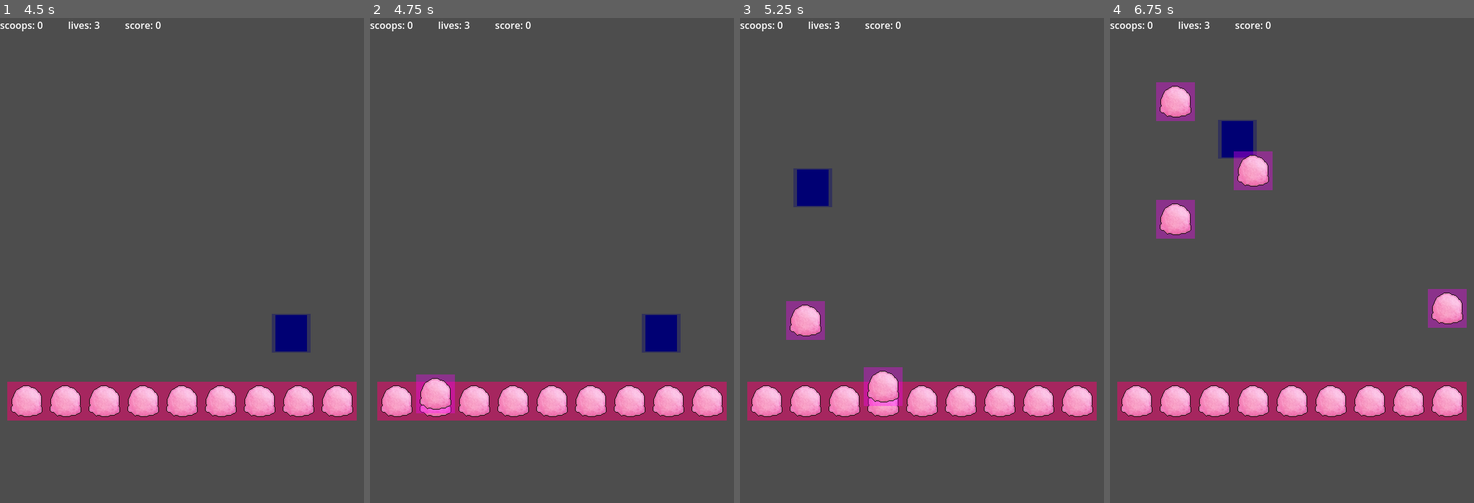
Above: before the commit, frames 1-4 (left to right).
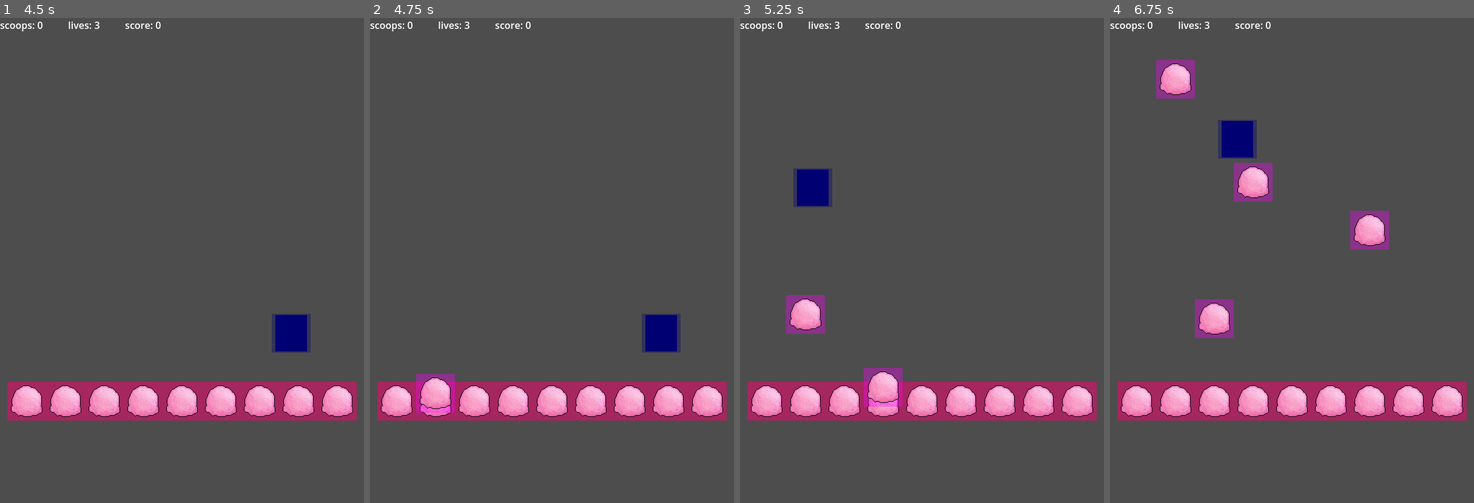
Above: after the commit, the same moments.

Repository: pjpollina/neo-icecream
Game: Godot game, scene res://game_objects/menus/main_menu.tscn
Same seed, same stepped clock (60 frames per second), same inputs: the game is played once before the commit and once after it.
Inputs (mouse positions are in pixels of both pictures, inside the frame that each line leads up to):
- Up to frame 1 (4.5 s): click "Start Game" at 0.5 s; move the mouse to (262, 236) at 1.27 s; click (262, 236) at 1.42 s; move the mouse to (109, 284) at 2.02 s; click (109, 284) at 2.17 s; move the mouse to (182, 260) at 2.77 s; click (182, 260) at 2.92 s; tap Enter at 3.5 s; move the mouse to (163, 357) at 3.52 s; click (163, 357) at 3.67 s; tap Space at 4.25 s; move the mouse to (291, 333) at 4.27 s; click (291, 333) at 4.42 s
- Up to frame 2 (4.75 s): no input
- Up to frame 3 (5.25 s): move the mouse to (812, 187) at 5.02 s; click (812, 187) at 5.17 s
- Up to frame 4 (6.75 s): move the mouse to (1310, 260) at 5.77 s; click (1310, 260) at 5.92 s; move the mouse to (1237, 139) at 6.52 s; click (1237, 139) at 6.67 s

Frame 1 is identical in both runs. In frame 2, less than 0.1% of the frame differs, in the area x 12-24%, y 73-82%; in frame 3, 0.7%; in frame 4, 5.5%, in the area x 12-98%, y 8-66%.

Commit message:
Added topping bonus

Diff:
--- /dev/null
+++ b/game_objects/menus/bonus_popup.gd
@@ -0,0 +1,11 @@
+extends Control
+
+func _process(_delta):
+  $Text.modulate.a = $Timer.time_left
+
+func ping():
+  $Timer.start(1.0)
+  $BellSFX.play()
+
+func _on_timer_timeout():
+  $Timer.stop()
--- /dev/null
+++ b/game_objects/menus/bonus_popup.tscn
@@ -0,0 +1,34 @@
+[gd_scene load_steps=3 format=3 uid="uid://dxaleauxdnykb"]
+
+[ext_resource type="Script" path="res://game_objects/menus/bonus_popup.gd" id="1_plct6"]
+[ext_resource type="AudioStream" uid="uid://bj7d0jr5lomnh" path="res://assets/audio/sfx/bonus_topping.ogg" id="2_jknqi"]
+
+[node name="BonusPopup" type="Control"]
+layout_mode = 3
+anchors_preset = 15
+anchor_right = 1.0
+anchor_bottom = 1.0
+grow_horizontal = 2
+grow_vertical = 2
+script = ExtResource("1_plct6")
+
+[node name="Text" type="Label" parent="."]
+layout_mode = 1
+anchors_preset = 14
+anchor_top = 0.5
+anchor_right = 1.0
+anchor_bottom = 0.5
+offset_top = -11.5
+offset_bottom = 11.5
+grow_horizontal = 2
+grow_vertical = 2
+text = "Topping Bonus!"
+horizontal_alignment = 1
+vertical_alignment = 1
+
+[node name="BellSFX" type="AudioStreamPlayer" parent="."]
+stream = ExtResource("2_jknqi")
+
+[node name="Timer" type="Timer" parent="."]
+
+[connection signal="timeout" from="Timer" to="." method="_on_timer_timeout"]
--- a/game_objects/projectiles/scoop.gd
+++ b/game_objects/projectiles/scoop.gd
@@ -3,18 +3,44 @@
 extends Area2D
 
 # Emitted after the scoop leaves the screen
-signal outta_here
+signal outta_here(topping)
 
-# The scoop speed (1.0 = 4px/sec)
-var velocity: float
+var velocity: float    # The scoop speed (1.0 = 4px/sec)
+var flavor:   Flavor   # The flavor (determines sprite)
+var topping:  Topping  # The topping (random bonus)
+
+func prepare(vel: float, flavor: Flavor) -> void:
+  self.velocity = vel * randf_range(0.9, 1.1)
+  self.flavor = flavor
+  if randi_range(1, 10) == 1:
+    self.topping = randi_range(Topping.A, Topping.C) as Topping
+  else:
+    self.topping = Topping.None
 
 # Connect the "outta_here" signal to the scene root on init
 func _ready():
   connect("outta_here", get_tree().current_scene._on_scoop_outta_here)
+  set_flavor_sprite()
+  set_topping_sprite()
 
 # Move the scoop, emit the "outta_here" signal and despawn when offscreen
 func _process(delta):
   position.y -= (velocity * 240) * delta
   if global_position.y < -50:
-    outta_here.emit()
+    outta_here.emit(topping)
     queue_free()
+
+func set_flavor_sprite():
+  $Sprite.region_rect.position.x = (64 * flavor as int)
+
+func set_topping_sprite():
+  $Topping.region_rect.position.x = (64 * topping as int)
+
+enum Flavor {
+  Strawberry, Vanilla, Chocolate, Swirl, Neapolitan, RaspRipple, Butterscotch, FudgeRipple,
+}
+
+# TODO: Name toppings once they have finalized assets
+enum Topping {
+  None, A, B, C,
+}
--- a/game_objects/projectiles/scoop.tscn
+++ b/game_objects/projectiles/scoop.tscn
@@ -1,7 +1,8 @@
-[gd_scene load_steps=5 format=3 uid="uid://dbtd580lkshji"]
+[gd_scene load_steps=6 format=3 uid="uid://dbtd580lkshji"]
 
 [ext_resource type="Script" path="res://game_objects/projectiles/scoop.gd" id="1_v802b"]
 [ext_resource type="Texture2D" uid="uid://d28twtgr684hw" path="res://assets/sprites/scoops.webp" id="2_5wkjs"]
+[ext_resource type="Texture2D" uid="uid://1y503w4atdon" path="res://assets/sprites/toppings.webp" id="3_exi5v"]
 
 [sub_resource type="PlaceholderTexture2D" id="PlaceholderTexture2D_w3q2b"]
 size = Vector2(64, 64)
@@ -27,6 +28,12 @@
 region_enabled = true
 region_rect = Rect2(0, 0, 64, 64)
 
+[node name="Topping" type="Sprite2D" parent="."]
+texture = ExtResource("3_exi5v")
+centered = false
+region_enabled = true
+region_rect = Rect2(0, 0, 64, 64)
+
 [node name="Hurtbox" type="CollisionShape2D" parent="."]
 position = Vector2(32, 32)
 shape = SubResource("CircleShape2D_1vu75")
--- a/game_objects/projectiles/shooter.gd
+++ b/game_objects/projectiles/shooter.gd
@@ -1,7 +1,7 @@
 ## Scoop shooter class
 extends Node2D
 
-const Scoop = preload("res://game_objects/projectiles/scoop.tscn")
+const scoop = preload("res://game_objects/projectiles/scoop.tscn")
 
 var firerate: float = 0.25  # Base time in seconds between shots
 var cooldown: float = -999  # Delta timer
@@ -31,14 +31,12 @@
       last_shot = pos
 
     # Create the shot instance
-    var shot = Scoop.instantiate()
+    var shot = scoop.instantiate()
+    shot.prepare(1.0, Scoop.Flavor.Strawberry)
 
     # Put the shot in the right spot
     shot.position = $Positions.get_point_position(pos)
     shot.translate(position)
-
-    # Slightly randomize the velocity
-    shot.velocity = randf_range(0.9, 1.1)
 
     # FIRE!!!
     $ShotHolder.add_child(shot)
--- a/game_objects/scenes/game.gd
+++ b/game_objects/scenes/game.gd
@@ -22,9 +22,12 @@
     get_tree().change_scene_to_file("res://game_objects/menus/game_over.tscn")
 
 # Called after a projectile leaves the screen
-func _on_scoop_outta_here():
+func _on_scoop_outta_here(topping):
   dodges += 1
   score += 5
+  if topping > Scoop.Topping.None:
+    $BonusPopup.ping()
+    score += 10
 
 func _on_load_sequence_donezo():
   $Popup.show()
--- a/game_objects/scenes/game.tscn
+++ b/game_objects/scenes/game.tscn
@@ -1,9 +1,10 @@
-[gd_scene load_steps=6 format=3 uid="uid://codingvrcbg31"]
+[gd_scene load_steps=7 format=3 uid="uid://codingvrcbg31"]
 
 [ext_resource type="PackedScene" uid="uid://drfpw0pttiuut" path="res://game_objects/player/player.tscn" id="1_ev5gp"]
 [ext_resource type="Script" path="res://game_objects/scenes/game.gd" id="1_sqkp8"]
 [ext_resource type="PackedScene" uid="uid://bp4sp0d6br1fg" path="res://game_objects/menus/popup.tscn" id="4_1kqce"]
 [ext_resource type="PackedScene" uid="uid://c5mexxt3t5ok" path="res://game_objects/projectiles/shooter.tscn" id="4_rencn"]
+[ext_resource type="PackedScene" uid="uid://dxaleauxdnykb" path="res://game_objects/menus/bonus_popup.tscn" id="5_uba25"]
 
 [sub_resource type="GDScript" id="GDScript_0x85f"]
 resource_name = "update"
@@ -25,6 +26,8 @@
 
 [node name="Shooter" parent="." instance=ExtResource("4_rencn")]
 
+[node name="BonusPopup" parent="." instance=ExtResource("5_uba25")]
+
 [node name="Temp" type="Label" parent="."]
 offset_right = 40.0
 offset_bottom = 23.0
Binary file added: assets/sprites/toppings.webp
Not shown, added: assets/audio/sfx/bonus_topping.ogg
